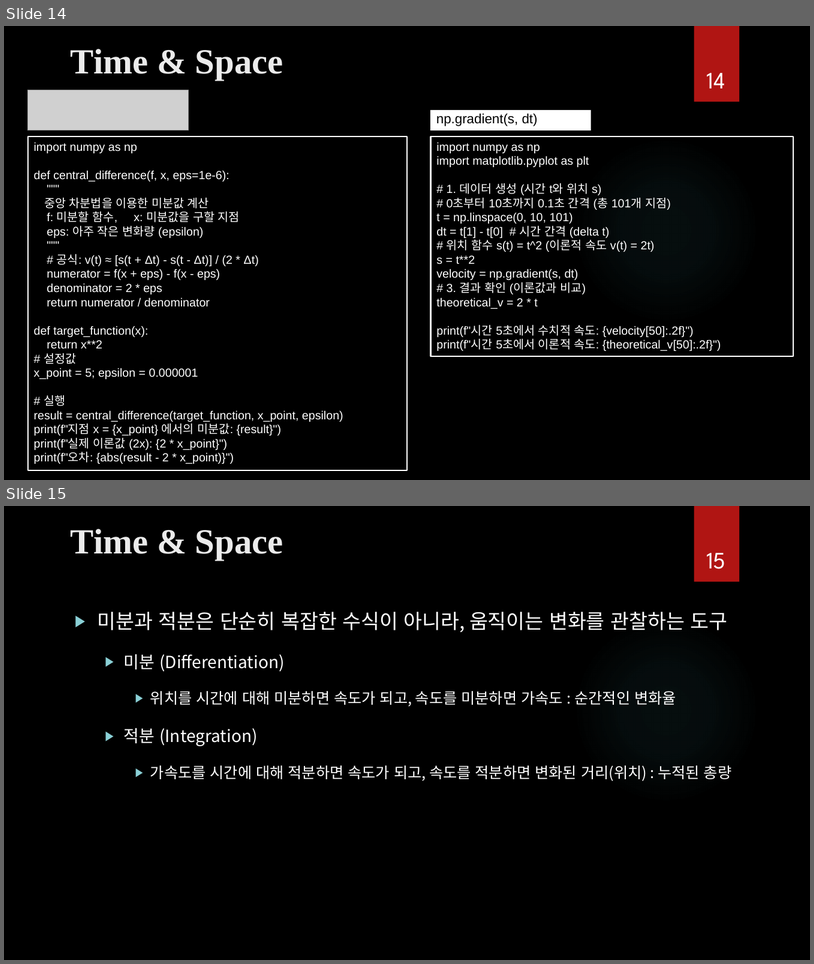
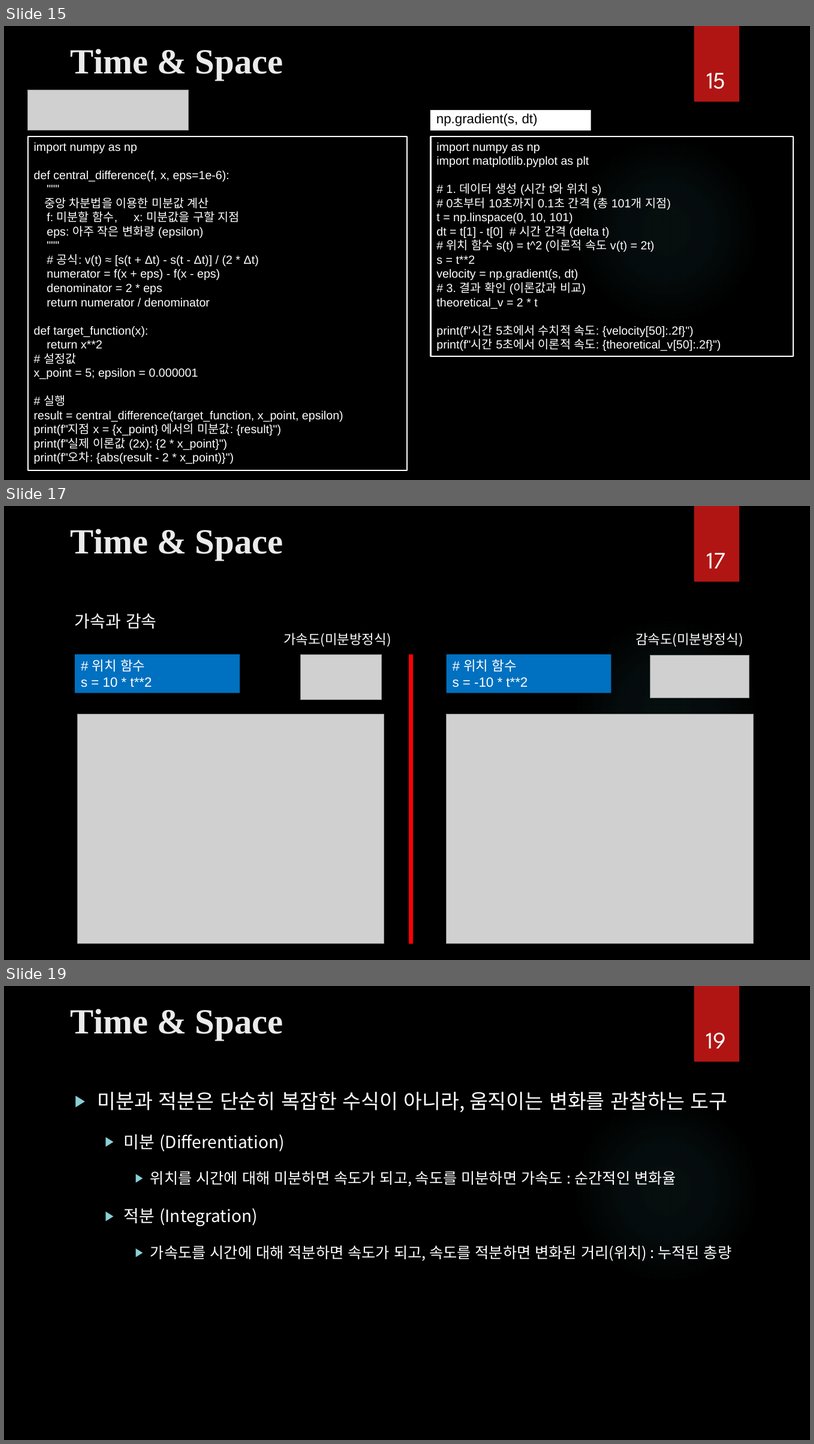
Before and after one commit to ancestor9/mathematics-for-machine-learning, a slide deck: Calculus/Modeling_Simulation.pptx. Shown one above the other, each under a label of ours: slides 14 and 15 before the commit, slides 15, 17 and 19 after it; the slides between them are not shown. The pictures are 814x964 and 814x1444 pixels, drawn with LibreOffice and Linux fonts; fonts in the diff are those of the drawing; grey boxes stand for pictures; background and template pictures are left out. Boxes give left, top, right and bottom in pixels: in the first picture for what was removed or moved away, otherwise in the second. Text is boxed around its words. In the diff, an @@ line names an element or a change of style, - is before the commit and + after.

```diff
--- a/Calculus/Modeling_Simulation.pptx
+++ b/Calculus/Modeling_Simulation.pptx
@@ slide 17 added at [4,506,810,960], background picture (left out); not listed: 2 template elements that a slide beside it also shows @@
@@ title added at [71,529,284,560], 42 pt, text #EBEBEB, bold @@
+Time & Space
@@ page number added at [707,553,726,568], 28 pt, text #FFFFFF @@
+17
@@ text added at [75,613,157,629], 20 pt, text #FFFFFF @@
+가속과 감속
@@ text added at [284,633,392,647], 16 pt, text #FFFFFF @@
+가속도(미분방정식)
@@ text added at [636,633,744,647], 16 pt, text #FFFFFF @@
+감속도(미분방정식)
@@ rectangle added at [75,654,240,693], fill #0070C0, 16 pt, text #FFFFFF @@
+# 위치 함수
+s = 10 * t**2
@@ picture added at [301,654,382,700] @@
@@ rectangle added at [410,655,413,943], fill #FF0000, outline #FF0000 1.5 pt @@
@@ rectangle added at [447,654,612,693], fill #0070C0, 16 pt, text #FFFFFF @@
+# 위치 함수
+s = -10 * t**2
@@ picture added at [651,655,749,698] @@
@@ picture added at [77,714,384,943] @@
@@ picture added at [447,714,754,943] @@
@@ what was slide 14 is now slide 15 @@
@@ page number at [707,73,726,89]: text changed @@
-14
+15
@@ what was slide 15 is now slide 19 @@
@@ page number at [707,1032,726,1048]: text changed @@
-15
+19
```
Also in this commit, not shown: 1 slide changed, 2 other slides added.
